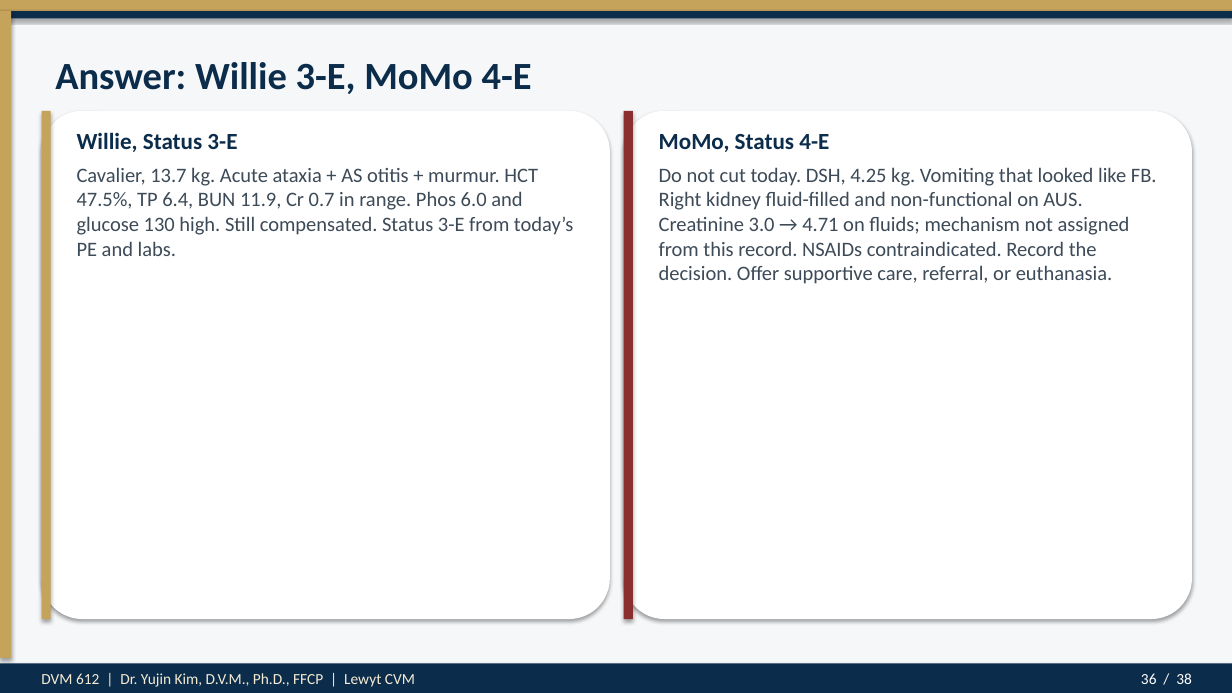
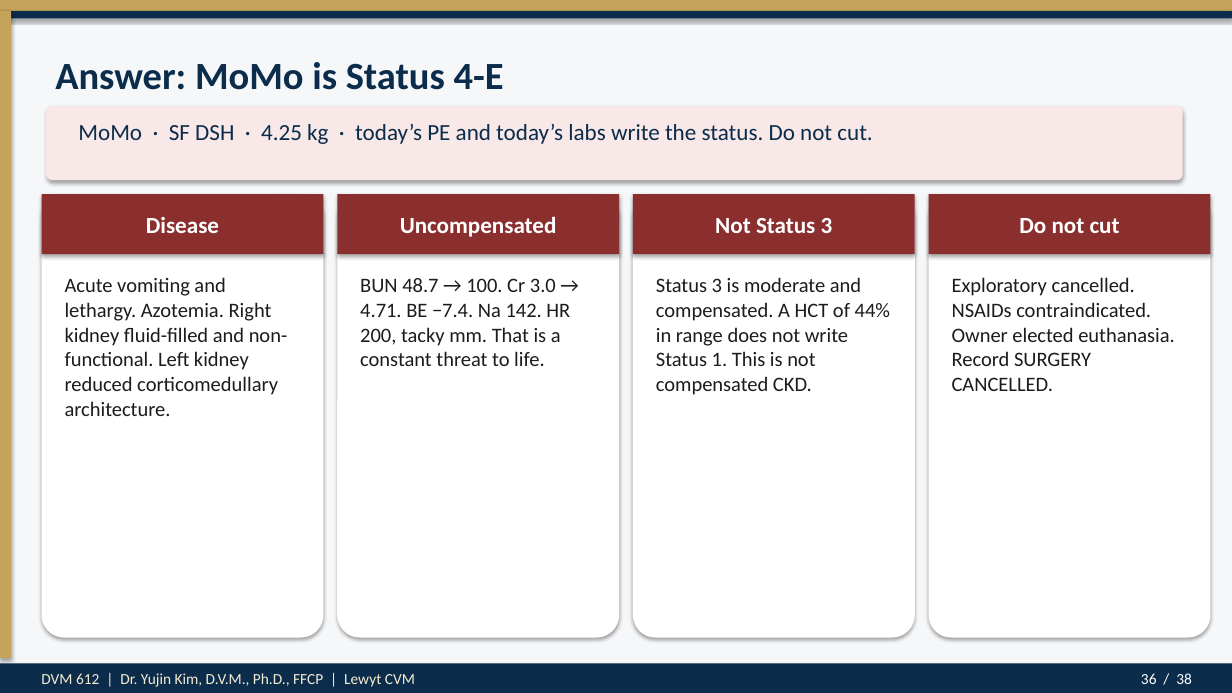
Before and after one commit to drkimvet/happycare, a slide deck: slide 36 of lectures/DVM-612_Week4_Preop_PatientPrep_Postop.pptx. Drawn at 1232x693 pixels with LibreOffice and Linux fonts; fonts in the diff are those of the drawing. Boxes give left, top, right and bottom in pixels: in the first picture for what was removed or moved away, otherwise in the second. Text is boxed around its words. In the diff, an @@ line names an element or a change of style, - is before the commit and + after.

```diff
--- a/lectures/DVM-612_Week4_Preop_PatientPrep_Postop.pptx
+++ b/lectures/DVM-612_Week4_Preop_PatientPrep_Postop.pptx
@@ text at (x1=55, y1=62, x2=504, y2=90): text changed @@
-Answer: Willie 3-E, MoMo 4-E
+Answer: MoMo is Status 4-E
@@ rectangle removed at (x1=42, y1=111, x2=51, y2=619) @@
@@ rounded rectangle added at (x1=46, y1=106, x2=1183, y2=180), fill #F8E8E8 @@
@@ rectangle removed at (x1=624, y1=111, x2=633, y2=619) @@
@@ text removed at (x1=77, y1=132, x2=237, y2=152) @@
-Willie, Status 3-E
@@ text added at (x1=78, y1=124, x2=872, y2=144), 18 pt, text #0B2C4A @@
+MoMo · SF DSH · 4.25 kg · today’s PE and today’s labs write the status. Do not cut.
@@ text removed at (x1=659, y1=134, x2=829, y2=152) @@
-MoMo, Status 4-E
@@ text removed at (x1=77, y1=167, x2=573, y2=256) @@
-Cavalier, 13.7 kg. Acute ataxia + AS otitis + murmur. HCT 47.5%, TP 6.4, BUN 11.9, Cr 0.7 in range. Phos 6.0 and glucose 130 high. Still compensated. Status 3-E from today’s PE and labs.
@@ text removed at (x1=659, y1=167, x2=1157, y2=284) @@
-Do not cut today. DSH, 4.25 kg. Vomiting that looked like FB. Right kidney fluid-filled and non-functional on AUS. Creatinine 3.0 → 4.71 on fluids; mechanism not assigned from this record. NSAIDs contraindicated. Record the decision. Offer supportive care, referral, or euthanasia.
@@ rounded rectangle resized from (x1=42, y1=111, x2=610, y2=619) to (x1=42, y1=194, x2=323, y2=638) @@
@@ rectangle added at (x1=42, y1=194, x2=323, y2=254), fill #8B2E2E @@
@@ rounded rectangle added at (x1=337, y1=194, x2=619, y2=638), fill #FFFFFF @@
@@ rectangle added at (x1=337, y1=194, x2=619, y2=254), fill #8B2E2E @@
@@ rounded rectangle resized from (x1=624, y1=111, x2=1192, y2=619) to (x1=633, y1=194, x2=915, y2=638) @@
@@ rectangle added at (x1=633, y1=194, x2=915, y2=254), fill #8B2E2E @@
@@ rounded rectangle added at (x1=929, y1=194, x2=1211, y2=638), fill #FFFFFF @@
@@ rectangle added at (x1=929, y1=194, x2=1211, y2=254), fill #8B2E2E @@
@@ text added at (x1=146, y1=217, x2=219, y2=233), 18 pt, text #FFFFFF, bold @@
+Disease
@@ text added at (x1=400, y1=216, x2=557, y2=237), 18 pt, text #FFFFFF, bold @@
+Uncompensated
@@ text added at (x1=715, y1=218, x2=833, y2=233), 18 pt, text #FFFFFF, bold @@
+Not Status 3
@@ text added at (x1=1019, y1=218, x2=1120, y2=233), 18 pt, text #FFFFFF, bold @@
+Do not cut
@@ text added at (x1=65, y1=277, x2=288, y2=416), 16 pt, text #1C1C1C @@
+Acute vomiting and lethargy. Azotemia. Right kidney fluid-filled and non-functional. Left kidney reduced corticomedullary architecture.
@@ text added at (x1=360, y1=278, x2=570, y2=366), 16 pt, text #1C1C1C @@
+BUN 48.7 → 100. Cr 3.0 → 4.71. BE −7.4. Na 142. HR 200, tacky mm. That is a constant threat to life.
@@ text added at (x1=656, y1=277, x2=890, y2=395), 16 pt, text #1C1C1C @@
+Status 3 is moderate and compensated. A HCT of 44% in range does not write Status 1. This is not compensated CKD.
@@ text added at (x1=952, y1=277, x2=1175, y2=391), 16 pt, text #1C1C1C @@
+Exploratory cancelled. NSAIDs contraindicated. Owner elected euthanasia. Record SURGERY CANCELLED.
```
Also in this commit, not shown: 8 other slides changed, 1 slide added, 1 slide removed, 5 other files.
